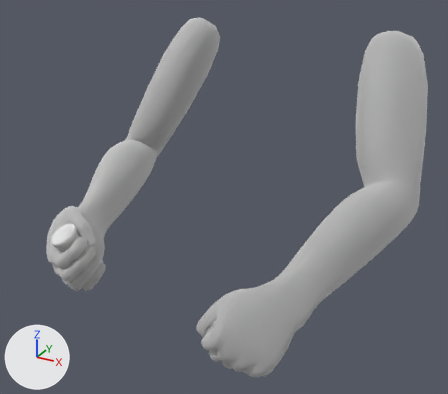
What one commit did to the Blender file Breakout From Ackers/Assets/Animations/Pills/Pills Unequip.blend.
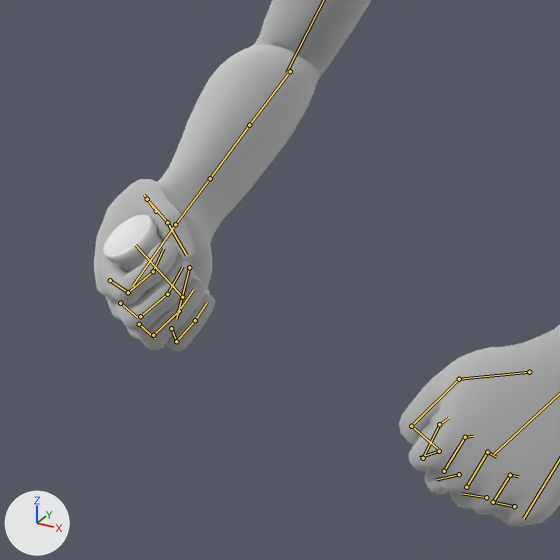
Each version is shown whole from a 50 mm lens placed at (0.632, -1.542, 0.223), pointed at (0.002, -0.397, -0.35), then close up on the part from 0% to 62% of the width and 30% to 100% of the height. The lights are fixed; the arrows at lower left show +X, +Y and +Z. Both versions are drawn at frame 16 of the action 'Unequip'; the numbers are the values there. The bones that bend it are drawn over the model as lines in the close-ups.

The first close-up shows 'Pill Bottle', 'hand_left', 'hand_right'.
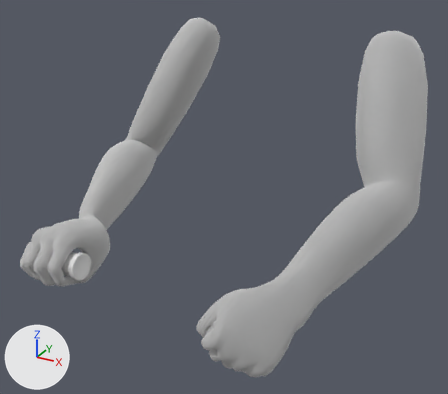
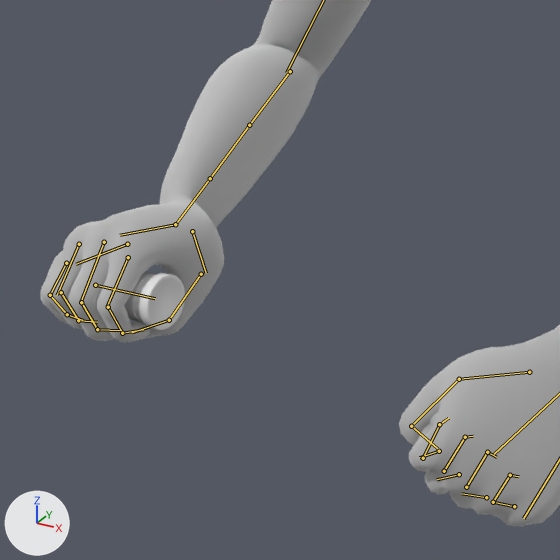
Changed parts and their boxes [x1, y1, x2, y2] in the close-ups (560 x 560 px):
'hand_right', posed
    before: [94, 0, 371, 351]
    after: [41, 0, 371, 342]
bone 'Hand_R', root to tip
    before: (175, 224) to (132, 286)
    after: (175, 224) to (120, 235)

Edits to the bpy script that builds the scene:
```text
Change bone_hand_r:
    where bone_hand_r = bpy.data.objects['FPS Arms'].pose.bones['Hand_R']  # child of 'Lowerarm3_R'
    bone_hand_r.rotation_quaternion: (0.953, -0.022, 0.299, -0.052) -> (0.757, 0.202, -0.607, -0.133)  # degrees (-5, 35, -8) -> degrees (69, -60, -63)
```
